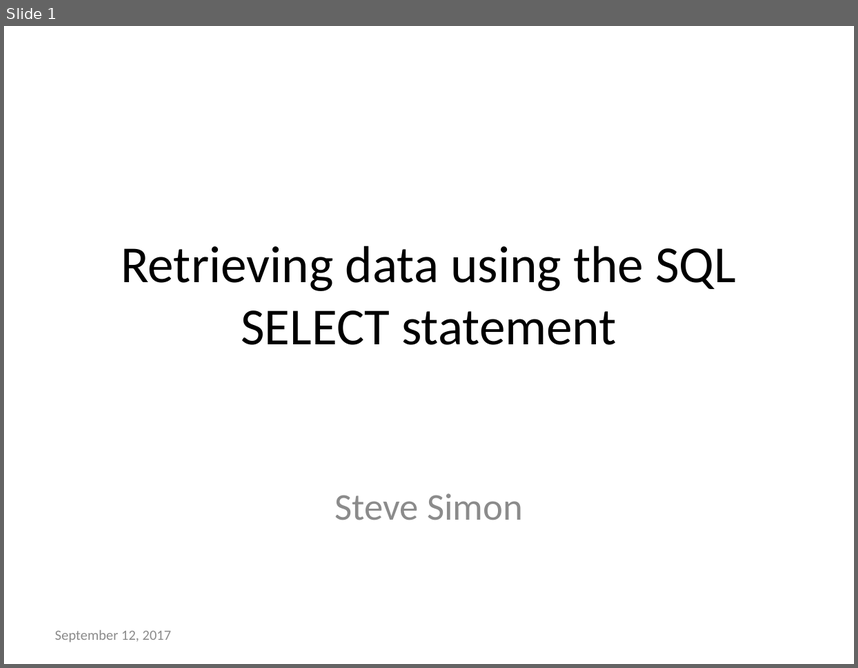
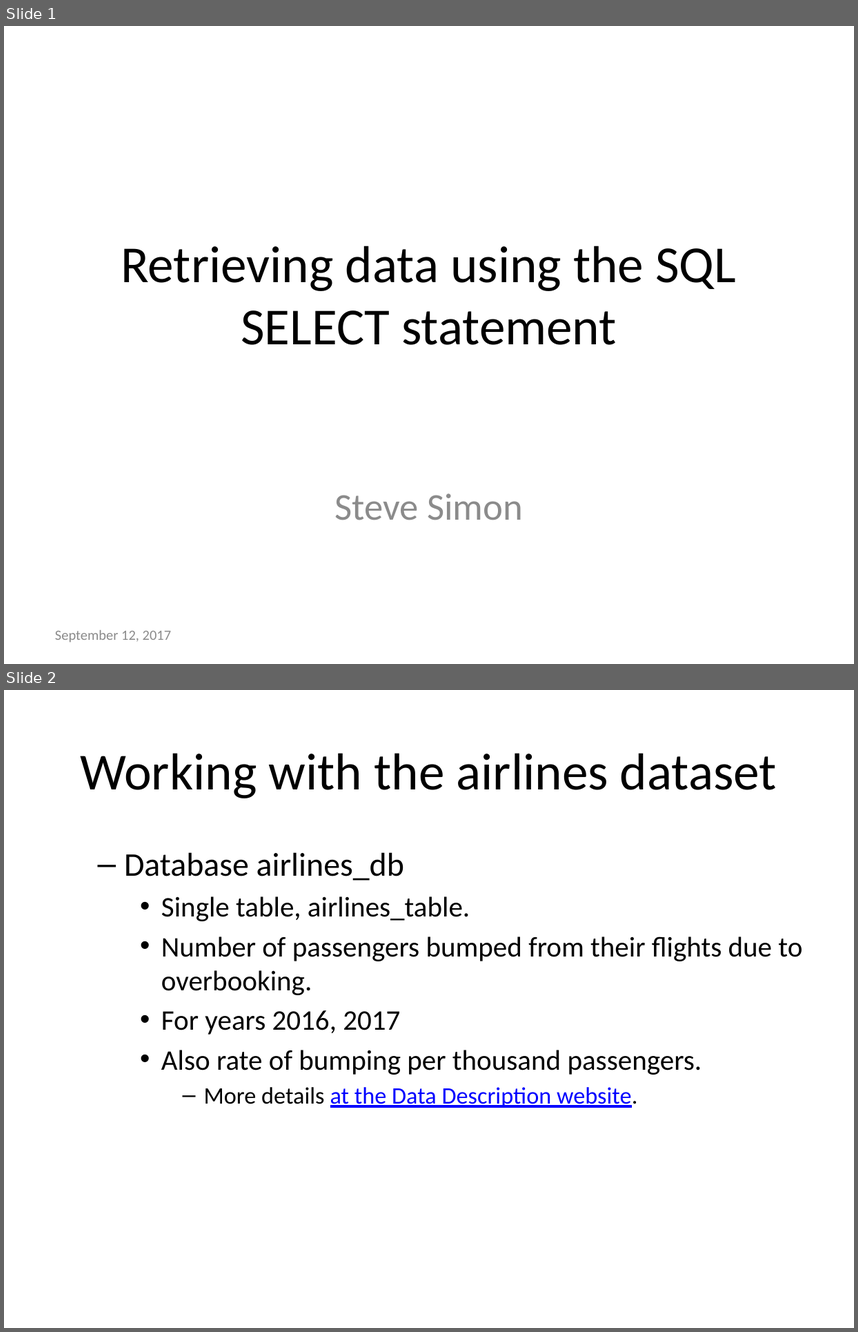
Before and after one commit to pmean/introduction-to-sql, a slide deck: src/select.pptx. Shown one above the other, each under a label of ours: slide 1 before the commit, slides 1 and 2 after it. The pictures are 858x668 and 858x1332 pixels, drawn with LibreOffice and Linux fonts; fonts in the diff are those of the drawing. Boxes give left, top, right and bottom in pixels: in the first picture for what was removed or moved away, otherwise in the second. Text is boxed around its words. In the diff, an @@ line names an element or a change of style, - is before the commit and + after.

```diff
--- a/src/select.pptx
+++ b/src/select.pptx
@@ slide 2 added at <box>4,690,854,1328</box>, background #FFFFFF @@
@@ title added at <box>80,753,777,798</box>, 44 pt, text #000000 @@
+Working with the airlines dataset
@@ text added at <box>124,852,802,1107</box>, 24 pt, text #000000 @@
+  – Database airlines_db
+    • Single table, airlines_table.
+    • Number of passengers bumped from their flights due to overbooking.
+    • For years 2016, 2017
+    • Also rate of bumping per thousand passengers.
+      – More details at the Data Description website.
```
Also in this commit, not shown: 8 slides changed, 11 other slides added, 1 slide removed, 17 other files.
